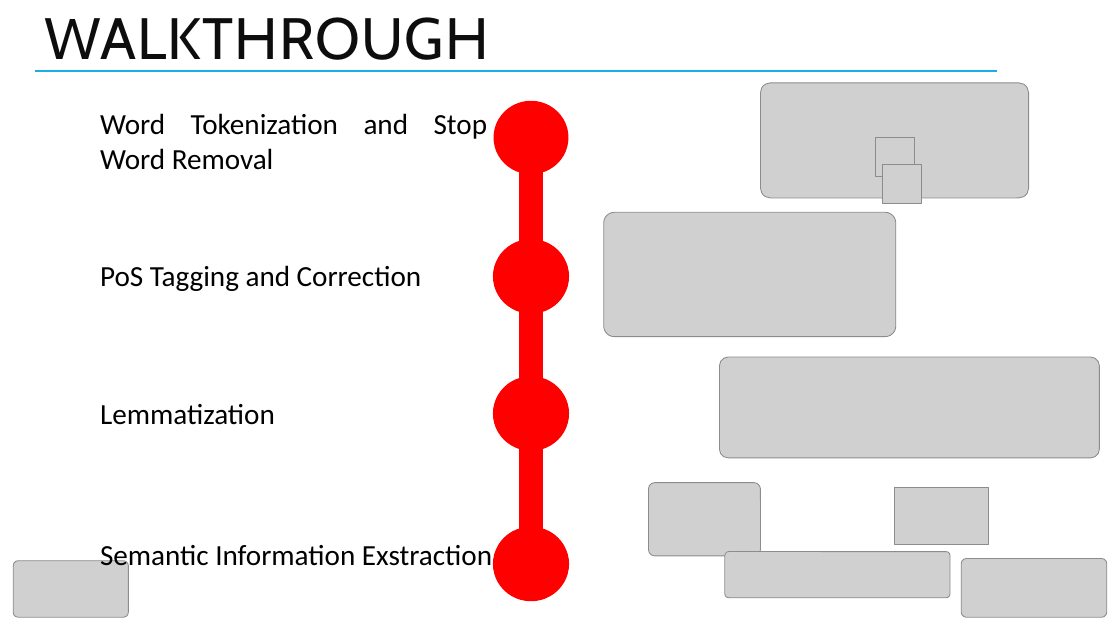
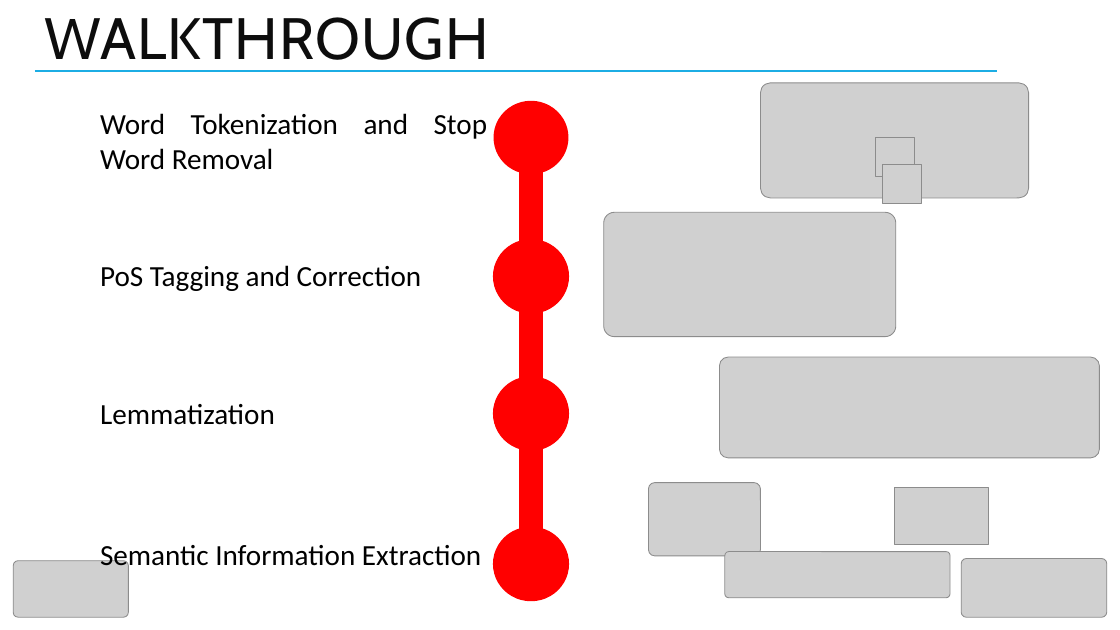
Before and after one commit to GiuseppeGaetano/TecnologieSemantiche, a slide deck: slide 3 of PresentazioneTS.pptx. Drawn at 1120x630 pixels with LibreOffice and Linux fonts; fonts in the diff are those of the drawing; grey boxes stand for pictures; background and template pictures are left out. Boxes give left, top, right and bottom in pixels: in the first picture for what was removed or moved away, otherwise in the second. Text is boxed around its words. In the diff, an @@ line names an element or a change of style, - is before the commit and + after.

Commit message:
Minor Fix

```diff
--- a/PresentazioneTS.pptx
+++ b/PresentazioneTS.pptx
@@ text at <box>100,545,481,572</box>: text changed @@
-Semantic Information Exstraction
+Semantic Information Extraction
```
Also in this commit, not shown: 1 other slide changed.
